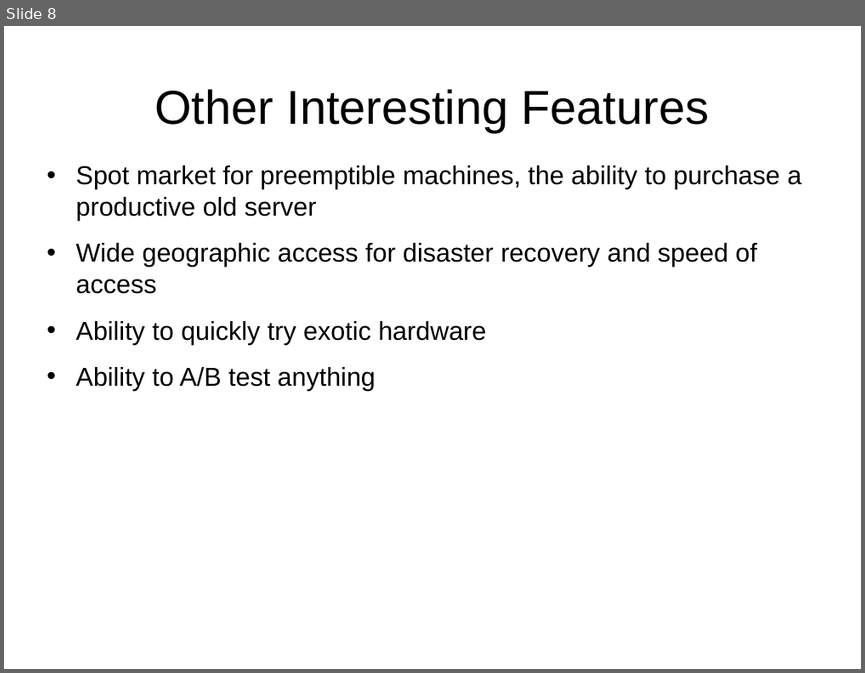
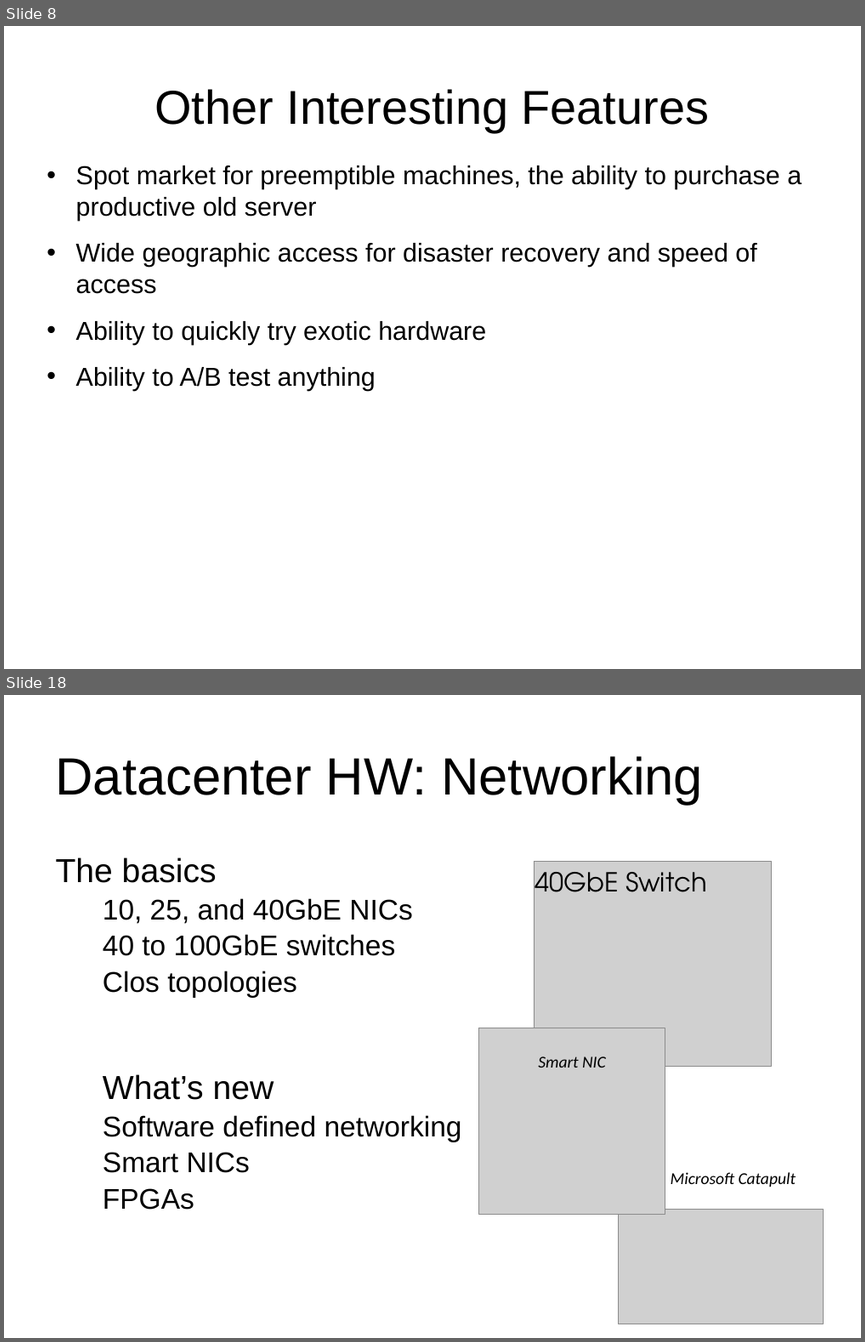
Before and after one commit to j-avdeev/Cloud-Computing-Technology, a slide deck: CCT - lec1 - Cloud computing overview.odp. Shown one above the other, each under a label of ours: slide 8 before the commit, slides 8 and 18 after it; the slides between them are not shown. The pictures are 865x673 and 865x1342 pixels, drawn with LibreOffice and Linux fonts; fonts in the diff are those of the drawing; grey boxes stand for pictures. Boxes give left, top, right and bottom in pixels: in the first picture for what was removed or moved away, otherwise in the second. Text is boxed around its words. In the diff, an @@ line names an element or a change of style, - is before the commit and + after.

```diff
--- a/CCT - lec1 - Cloud computing overview.odp
+++ b/CCT - lec1 - Cloud computing overview.odp
@@ slide 18 added at (x1=4, y1=695, x2=861, y2=1338), background #FFFFFF @@
@@ title added at (x1=56, y1=756, x2=703, y2=805), 48.5 pt, text #000000 @@
+Datacenter HW: Networking
@@ text added at (x1=56, y1=857, x2=462, y2=1209), 26.4 pt, text #000000 @@
+The basics
+  10, 25, and 40GbE NICs
+  40 to 100GbE switches
+  Clos topologies
+What’s new
+  Software defined networking
+  Smart NICs
+  FPGAs
@@ picture added at (x1=534, y1=862, x2=772, y2=1066) @@
@@ text added at (x1=534, y1=872, x2=707, y2=892), 24.2 pt, text #000000 @@
+40GbE Switch
@@ picture added at (x1=479, y1=1027, x2=664, y2=1213) @@
@@ text added at (x1=538, y1=1056, x2=606, y2=1067), 15.4 pt, text #000000, italic @@
+Smart NIC
@@ text added at (x1=670, y1=1172, x2=796, y2=1186), 15.4 pt, text #000000, italic @@
+Microsoft Catapult
@@ picture added at (x1=619, y1=1209, x2=823, y2=1324) @@
```
Also in this commit, not shown: 20 other slides added, 1 other file.
